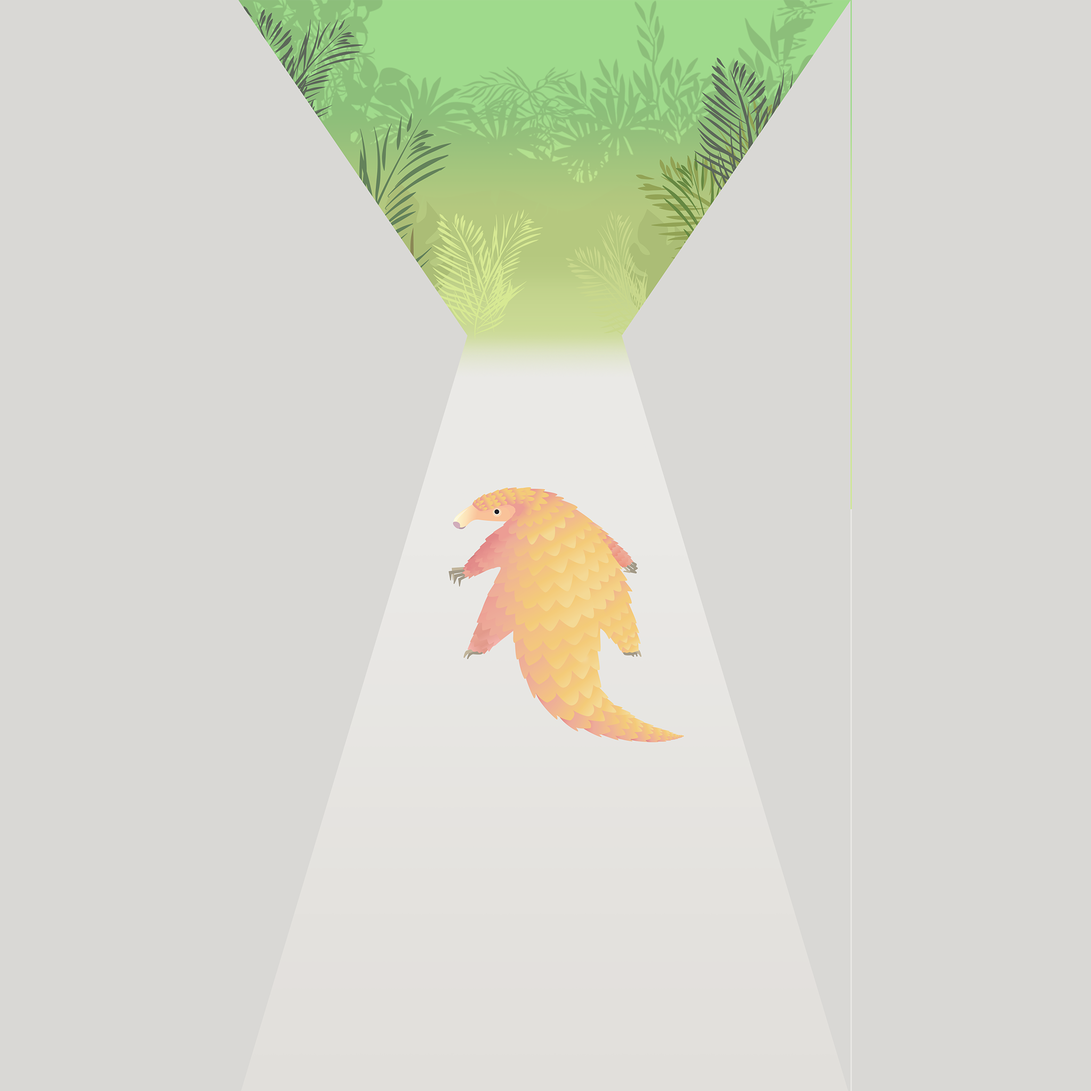
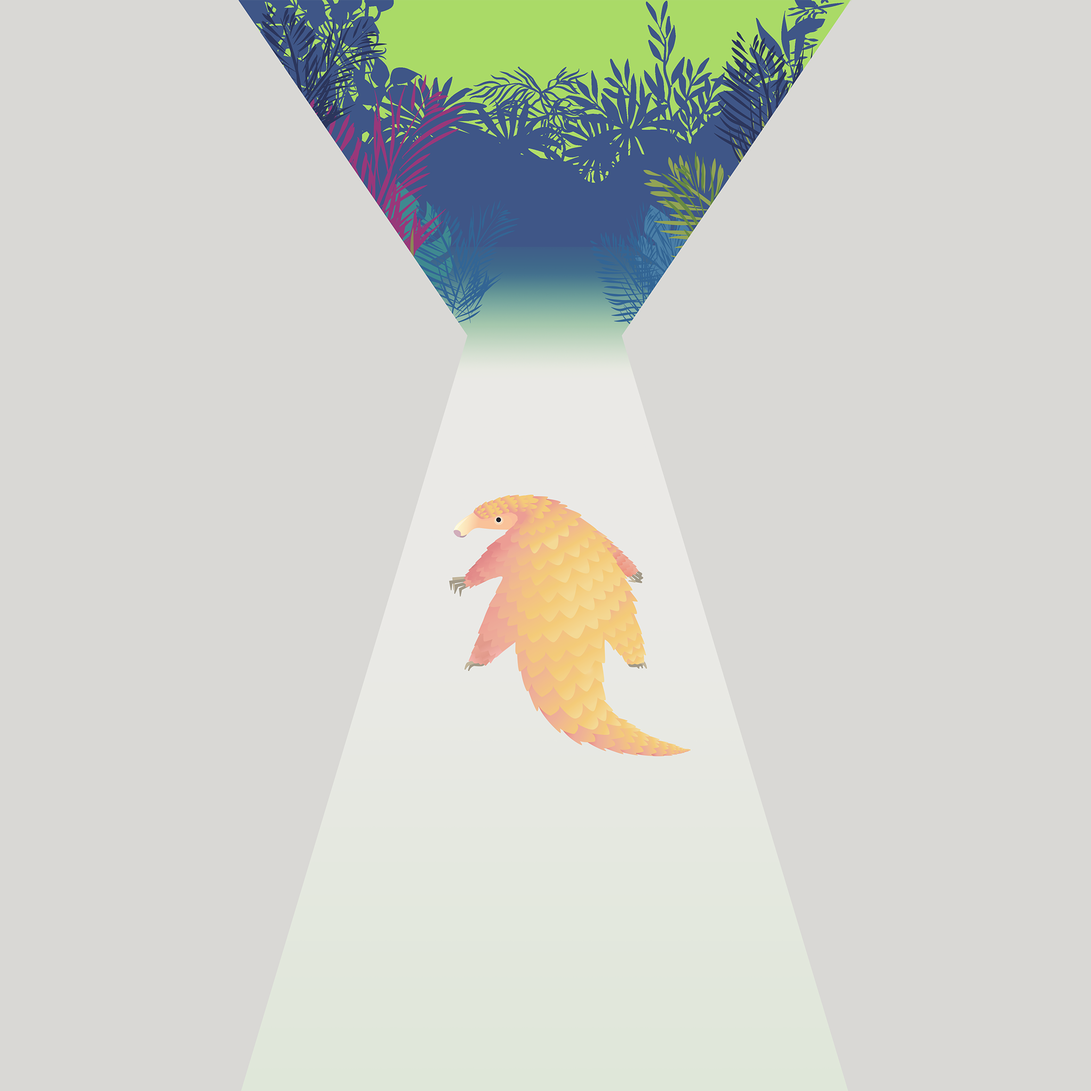
Comparing the layer stacks of the two w=1091, h=1091 images. Changes:
added layer "Layer 3" above "Layer 1" over [838, 0, 853, 1091]
painted on "Layer 1" over [238, 0, 853, 1091]
